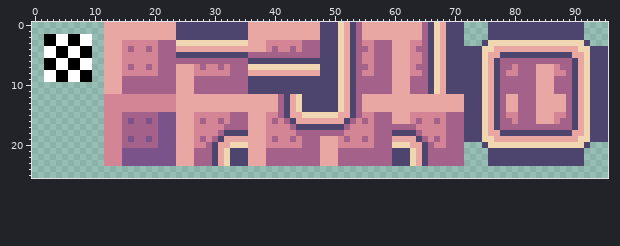
Two versions of one sprite sheet, TowerOfDreams/tilesets/tWood/output_tileset.png. The picture above was drawn from the file before the commit.
The file is 96x96 pixels. Shown: x 0..95, y 0..25.
New version:
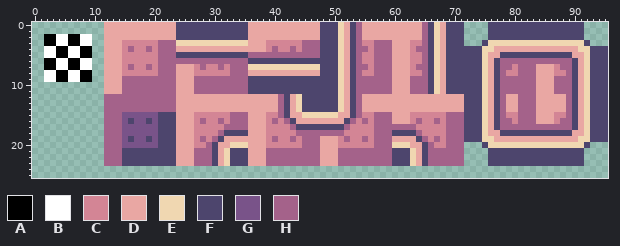
Palette (. is transparent): A #000000  B #ffffff  C #d38595  D #e9a7a3  E #f0d7b1  F #4d456d  G #795389  H #a4628a
Diff:
y 12..14: x 12..23 CCCCCCCCCCCC -> HHHHHHHHHHHH
y 15: x 12..23 CCCHHHHHHGGG -> HHHGGGGGGFFF
y 16: x 12..23 CCCHGHHGHGGG -> HHHGFGGFGFFF
y 17..18: x 12..23 CCCHHHHHHGGG -> HHHGGGGGGFFF
y 19: x 12..23 CCCHGHHGHGGG -> HHHGFGGFGFFF
y 20: x 12..23 CCCHHHHHHGGG -> HHHGGGGGGFFF
y 21..23: x 12..23 CCCGGGGGGGGG -> HHHFFFFFFFFF
Boxes around the changes in both pictures, in picture pixels (x1, y1, x2, y2):
changed: (104, 94, 176, 166)
